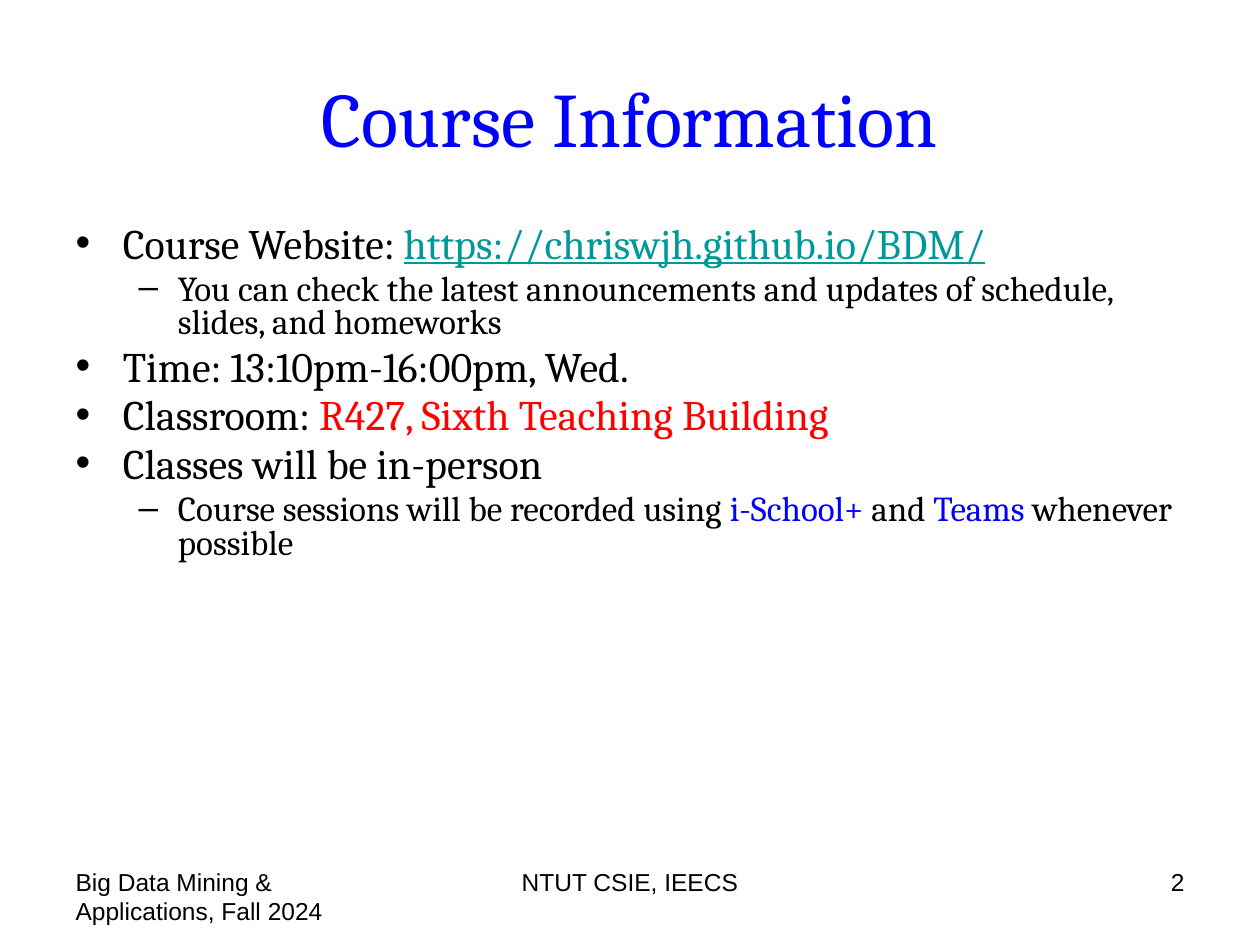
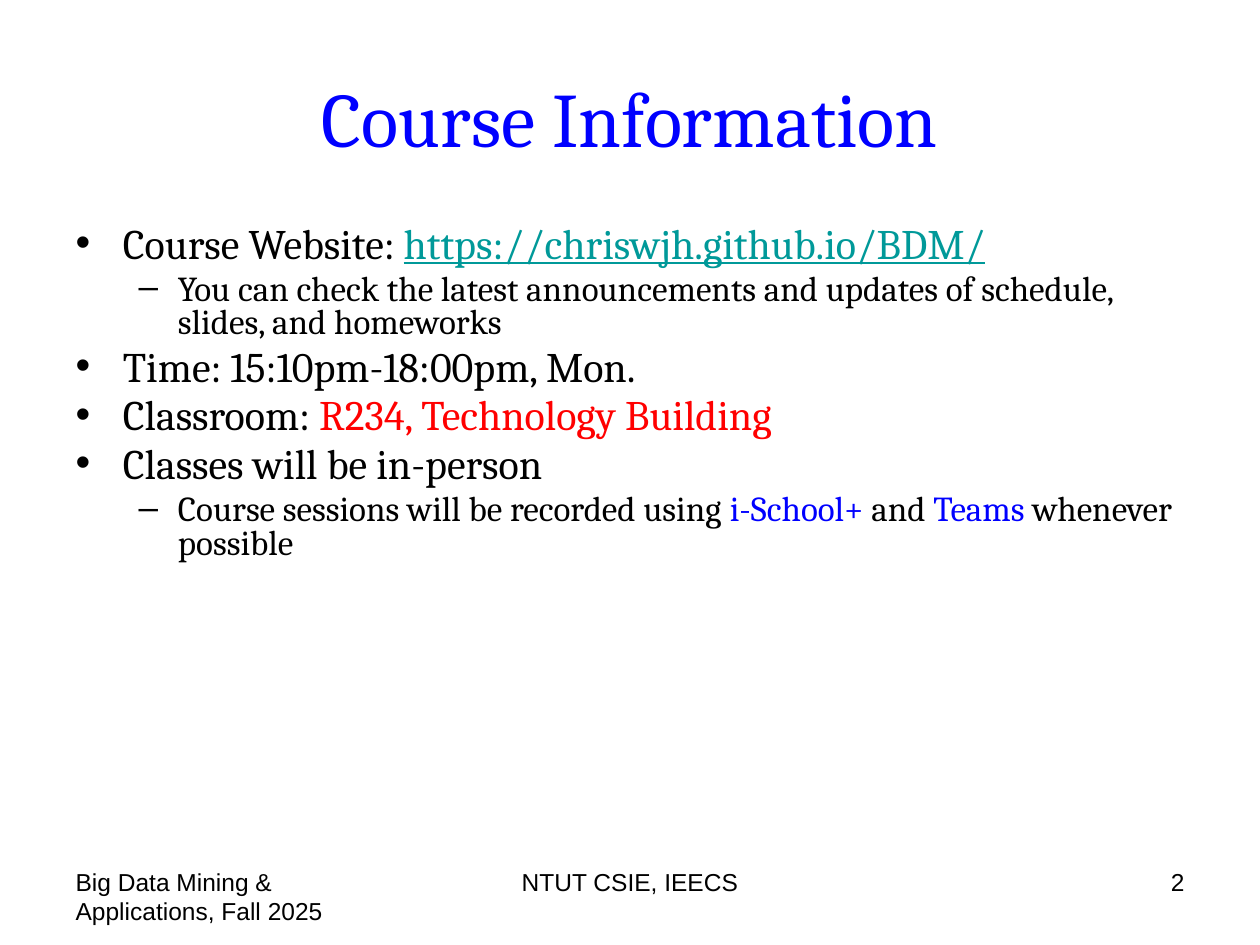
Before and after one commit to chriswjh/chriswjh.github.io, a slide deck: slide 2 of BDM/00-overview.pptx. Drawn at 1260x945 pixels with LibreOffice and Linux fonts; fonts in the diff are those of the drawing. Boxes give left, top, right and bottom in pixels: in the first picture for what was removed or moved away, otherwise in the second. Text is boxed around its words. In the diff, an @@ line names an element or a change of style, - is before the commit and + after.

```diff
--- a/BDM/00-overview.pptx
+++ b/BDM/00-overview.pptx
@@ text at <box>123,353,771,440</box>: text changed @@
-• Time: 13:10pm-16:00pm, Wed.
-• Classroom: R427, Sixth Teaching Building
+• Time: 15:10pm-18:00pm, Mon.
+• Classroom: R234, Technology Building
@@ text at <box>76,873,323,925</box>: text changed @@
-Big Data Mining & Applications, Fall 2024
+Big Data Mining & Applications, Fall 2025
```
Also in this commit, not shown: 56 other slides changed.
